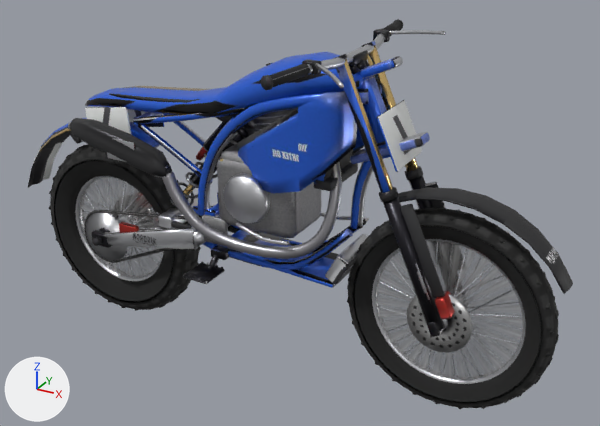
The glTF model public/models/bike.glb, before and after one commit.
Before and after are seen from a camera (50 mm lens) standing at (1.989, -2.208, 1.328) and looking at (0.743, 0.057, 0.195). The lights are fixed; the arrows at lower left show +X, +Y and +Z. The older version comes first. Where no turn or scale is listed for an object, it has been applied to the vertices. Vertices at exactly the same position are counted once.

In view in the first picture: 'bodywork', 'engine', 'exhaust', 'fork_lower', 'fork_upper', 'frame', 'handlebar', 'swingarm', 'wheel_front', 'wheel_front_blur', 'wheel_rear', 'wheel_rear_blur' and 8 more.
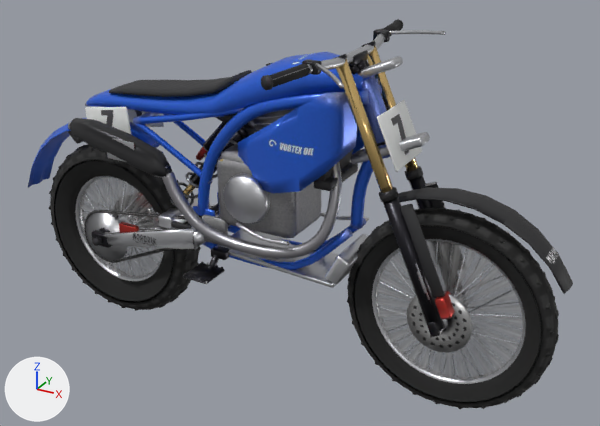
Changed parts and their boxes [x1, y1, x2, y2] in the pictures (600 x 426 px; the box of a moved part takes in the faces that stretch with it):
'bodywork', reshaped, surface changed
    both: [28, 52, 378, 194]
part 1 of me_bodywork, moved or reshaped
    before: [109, 86, 209, 103]
    after: [109, 70, 252, 97]
part 2 of me_bodywork, surface changed
    both: [28, 54, 378, 187]
part 3 of me_fork_upper, surface changed
    both: [336, 41, 430, 193]
part 4 of me_frame, surface changed
    both: [133, 76, 390, 288]

What the commit changed:
me_bodywork has 716 vertices, 1400 faces and spans x -0.442..1.006, y -0.149..0.149, z 0.103..0.762.
me_bodywork is used by ob_bodywork; location (0.0, 0.0, 0.0).
me_bodywork part 1: 112 of 716 vertices moved; they spanned x 0.04..0.56, y -0.078..0.078, z 0.53..0.622 and now span x 0.04..0.56, y -0.08..0.08, z 0.54..0.669; mean shift (0.0, 0.0, 0.026); largest move (0.56, 0.0, 0.622) -> (0.56, 0.0, 0.669).
me_bodywork part 2: texture (UV) coordinates of 1400 of 1400 faces, centred in x -0.436..1.004, y -0.145..0.145, z 0.104..0.757, changed; they spanned u 0.0..0.98, v 0.0..1.0 and now span u 0.0..0.97, v 0.0..1.0.
me_fork_upper has 356 vertices, 664 faces and spans x -0.212..0.117, y -0.122..0.122, z -0.196..0.294.
me_fork_upper is used by ob_fork_upper; location (1.08, 0.0, 0.5).
me_fork_upper part 3: texture (UV) coordinates of 656 of 664 faces, centred in x -0.212..0.117, y -0.121..0.121, z -0.196..0.294, changed; they spanned u 0.0..0.99, v 0.0..0.99 and now span u 0.05..0.99, v 0.02..0.99.
me_frame has 1590 vertices, 3092 faces and spans x 0.159..1.117, y -0.12..0.12, z 0.035..0.711.
me_frame is used by ob_frame; location (0.0, 0.0, 0.0).
me_frame part 4: texture (UV) coordinates of 3092 of 3092 faces, centred in x 0.16..1.115, y -0.12..0.12, z 0.035..0.71, changed; they spanned u 0.0..0.99, v 0.0..0.99 and now span u 0.0..1.0, v 0.0..1.0.
